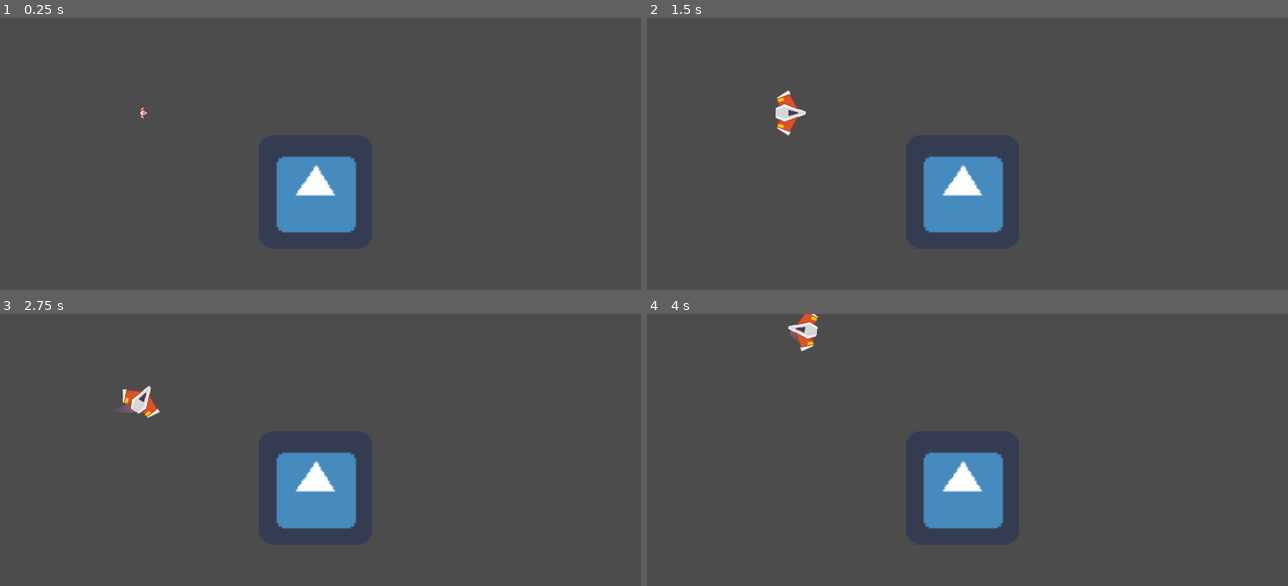
Above: before the commit, frames 1-4 (two rows, left to right).
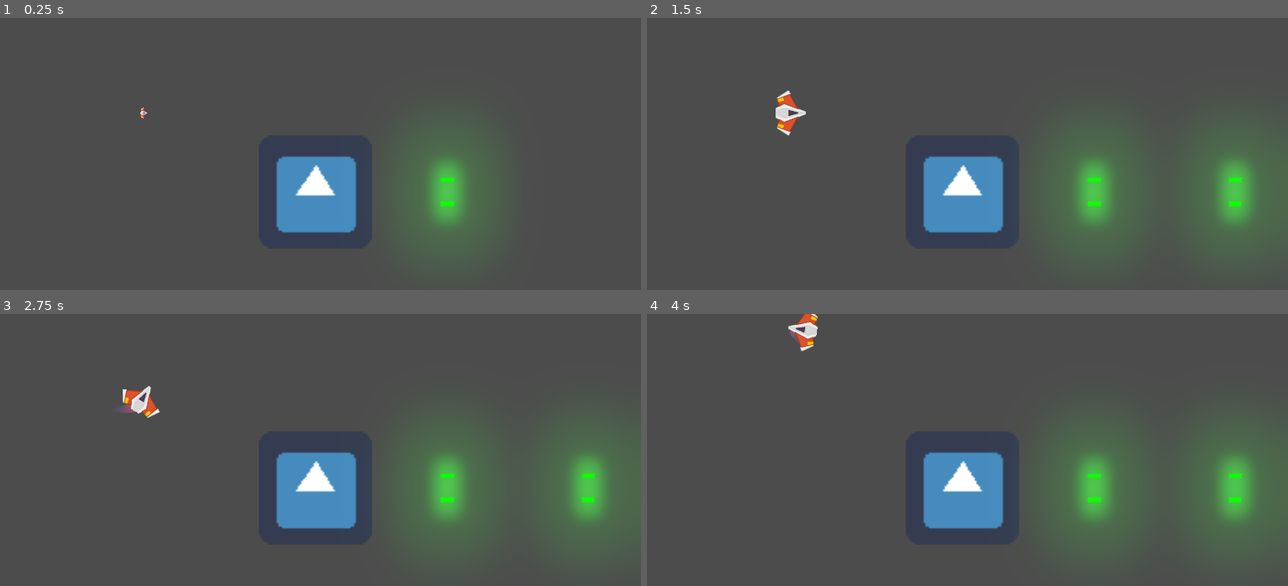
Above: after the commit, the same moments.

Repository: FernandoFranciscor333/Meteoritos_FernandoRomero
Game: Godot game, scene res://Juego/Niveles/NivelTest.tscn
Same seed, same stepped clock (60 frames per second), same inputs: the game is played once before the commit and once after it. The engine's default icon, where the game draws it, is replaced by a stand-in: a white triangle on a blue panel in a dark square.
Inputs (mouse positions are in pixels of both pictures, inside the frame that each line leads up to):
- Up to frame 1 (0.25 s): no input
- Up to frame 2 (1.5 s): move the mouse to (1095, 189) at 0.52 s; hold W (mover_adelante) 0.53-1.28 s; hold Space (disparo_principal) 0.53-1.28 s; move the mouse to (813, 227) at 1.27 s; hold S (mover_atras) from 1.28 s (still down); click (813, 227) at 1.35 s
- Up to frame 3 (2.75 s): move the mouse to (371, 420) at 2.02 s; release S (mover_atras) at 2.03 s; hold W (mover_adelante) from 2.03 s (still down); hold A (rotar_antihorario) from 2.03 s (still down)
- Up to frame 4 (4 s): move the mouse to (916, 580) at 2.77 s; release A (rotar_antihorario) at 2.78 s; tap D (rotar_horario) at 2.85 s; move the mouse to (1153, 561) at 3.52 s; release W (mover_adelante) at 3.53 s; hold S (mover_atras) from 3.53 s (still down); hold Space (disparo_principal) from 3.53 s (still down)

The runs differ from the first frame. In frame 1, 4.3% of the frame differs, in the area x 63-77%, y 43-84%; in frame 2, 9.1%, in the area x 63-100%, y 43-84%; in frame 3, 9.1%; in frame 4, 9.1%.

Commit message:
Daño_player (7.4)

Diff:
--- a/Meteoritos/Juego/Enemigos/EnemigoDummy.gd
+++ b/Meteoritos/Juego/Enemigos/EnemigoDummy.gd
@@ -2,6 +2,9 @@
 
 ##Atributos
 var hitpoints:float=10
+
+func _process(delta: float) -> void:
+	$Canion.set_esta_disparando(true)
 
 func _on_body_entered(body: Node) -> void:
 	if body is Player:
--- a/Meteoritos/Juego/Enemigos/EnemigoDummy.tscn
+++ b/Meteoritos/Juego/Enemigos/EnemigoDummy.tscn
@@ -1,8 +1,10 @@
-[gd_scene load_steps=5 format=2]
+[gd_scene load_steps=7 format=2]
 
 [ext_resource path="res://icon.png" type="Texture" id=1]
 [ext_resource path="res://Juego/Enemigos/EnemigoDummy.gd" type="Script" id=2]
 [ext_resource path="res://Juego/Enemigos/AreaColision.gd" type="Script" id=3]
+[ext_resource path="res://Juego/Proyectiles/Canion.tscn" type="PackedScene" id=4]
+[ext_resource path="res://Juego/Proyectiles/ProyectilEnemigo.tscn" type="PackedScene" id=5]
 
 [sub_resource type="RectangleShape2D" id=1]
 extents = Vector2( 161, 156 )
@@ -21,4 +23,8 @@
 [node name="CollisionShape2D" type="CollisionShape2D" parent="Area2D"]
 shape = SubResource( 1 )
 
+[node name="Canion" parent="." instance=ExtResource( 4 )]
+position = Vector2( 1, 0 )
+proyectil = ExtResource( 5 )
+
 [connection signal="body_entered" from="Area2D" to="." method="_on_body_entered"]
--- a/Meteoritos/Juego/Naves/Player/Player.gd
+++ b/Meteoritos/Juego/Naves/Player/Player.gd
@@ -8,6 +8,7 @@
 export var potencia_motor:int = 20
 export var potencia_rotacion:int = 280
 export var trai_maxima:int = 150
+export var hitpoints:float = 15.0
 
 #Atributos
 var empuje:Vector2 = Vector2.ZERO
@@ -20,6 +21,7 @@
 onready var trail:Trail2D = $PuntoTrail/Trail2D
 onready var motor_sfx:Motor = $MotorSFX
 onready var colisionador:CollisionShape2D = $CollisionShape2D
+onready var impacto_sfx:AudioStreamPlayer = $ImpactoSFX
 
 
 func _ready() -> void:
@@ -110,6 +112,14 @@
 	if Input.is_action_just_released("disparo_principal"):
 		canion.set_esta_disparando(false)
 
+func recibir_danio(danio:float) -> void:
+	hitpoints -= danio
+	if hitpoints <= 0.0:
+		destruir()
+
+	impacto_sfx.play()
+
+
 func destruir() -> void:
 	controlador_estados(ESTADO.MUERTO)
 
--- a/Meteoritos/Juego/Naves/Player/Player.tscn
+++ b/Meteoritos/Juego/Naves/Player/Player.tscn
@@ -7,6 +7,8 @@
 [ext_resource path="res://Juego/Proyectiles/Canion.tscn" type="PackedScene" id=5]
 [ext_resource path="res://Juego/Naves/Player/Trail/Trail2D.tscn" type="PackedScene" id=6]
 [ext_resource path="res://Juego/Naves/Player/Motor/MotorSFX.tscn" type="PackedScene" id=7]
+[ext_resource path="res://Juego/Proyectiles/ProyectilPlayer.tscn" type="PackedScene" id=8]
+[ext_resource path="res://Juego/Naves/Player/impacto_disparo.ogg" type="AudioStream" id=9]
 
 [sub_resource type="CircleShape2D" id=1]
 radius = 41.4367
@@ -74,6 +76,7 @@
 shape = SubResource( 1 )
 
 [node name="Canion" parent="." instance=ExtResource( 5 )]
+proyectil = ExtResource( 8 )
 
 [node name="LaserBeam2D" parent="Canion" instance=ExtResource( 4 )]
 position = Vector2( 42, 0 )
@@ -91,14 +94,18 @@
 max_points = 150
 target_path = NodePath("..")
 
-[node name="MotorSFX" parent="." instance=ExtResource( 7 )]
-
 [node name="AnimationPlayer" type="AnimationPlayer" parent="."]
 autoplay = "spawn"
 anims/RESET = SubResource( 2 )
 anims/default = SubResource( 3 )
 anims/spawn = SubResource( 4 )
 
+[node name="MotorSFX" parent="." instance=ExtResource( 7 )]
+
+[node name="ImpactoSFX" type="AudioStreamPlayer" parent="."]
+stream = ExtResource( 9 )
+bus = "SFX"
+
 [connection signal="animation_finished" from="AnimationPlayer" to="." method="_on_AnimationPlayer_animation_finished"]
 
 [editable path="Canion"]
--- a/Meteoritos/Juego/Proyectiles/Canion.tscn
+++ b/Meteoritos/Juego/Proyectiles/Canion.tscn
@@ -1,13 +1,11 @@
-[gd_scene load_steps=4 format=2]
+[gd_scene load_steps=3 format=2]
 
 [ext_resource path="res://Juego/Proyectiles/Canion.gd" type="Script" id=1]
-[ext_resource path="res://Juego/Proyectiles/ProyectilPlayer.tscn" type="PackedScene" id=2]
 [ext_resource path="res://Juego/Proyectiles/disparo_sfx1.ogg" type="AudioStream" id=3]
 
 [node name="Canion" type="Node2D"]
 position = Vector2( 4, 0 )
 script = ExtResource( 1 )
-proyectil = ExtResource( 2 )
 cadencia_disparo = 0.25
 velocidad_proyectil = 1600
 
Not shown: 1 places in Meteoritos/Juego/Naves/Player/Player.tscn that only renumber resources
Not shown, added: Meteoritos/Juego/Naves/Player/impacto_disparo.ogg.import
Not shown, added: Meteoritos/Juego/Naves/Player/impacto_disparo.ogg
